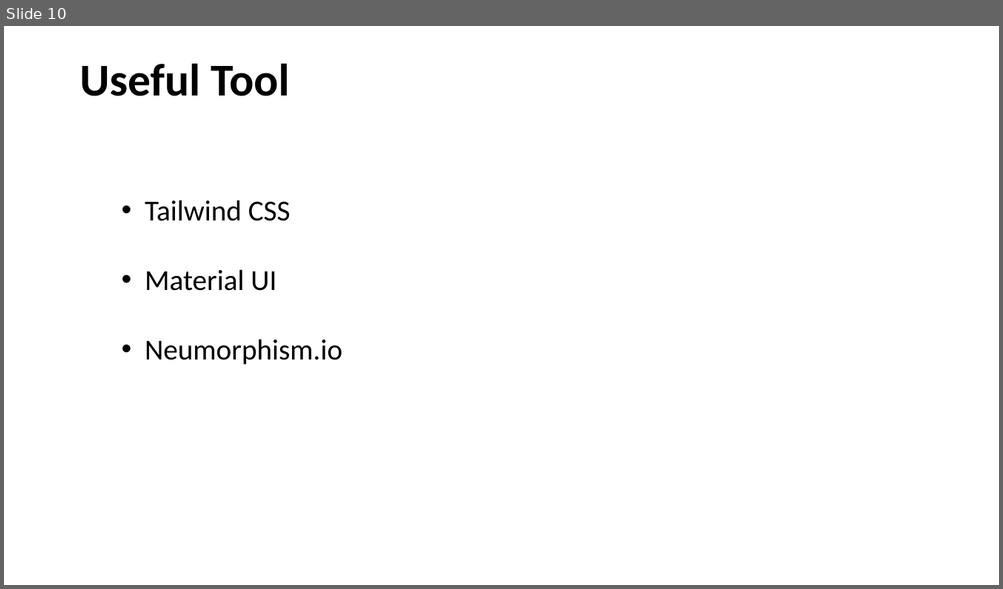
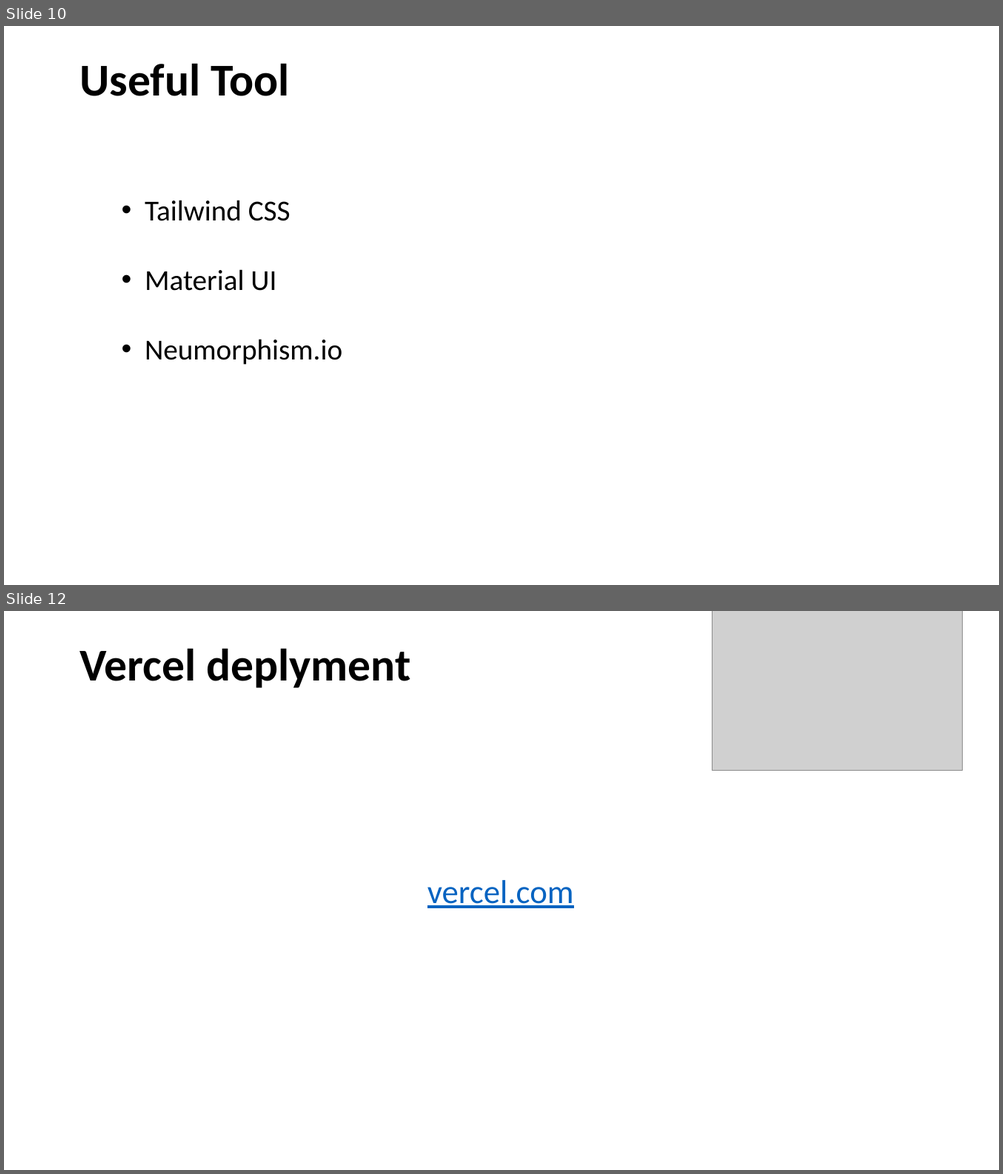
Before and after one commit to andy06andy06/demo_website, a slide deck: WebApp.pptx. Shown one above the other, each under a label of ours: slide 10 before the commit, slides 10 and 12 after it; the slides between them are not shown. The pictures are 1003x589 and 1003x1174 pixels, drawn with LibreOffice and Linux fonts; fonts in the diff are those of the drawing; grey boxes stand for pictures. Boxes give left, top, right and bottom in pixels: in the first picture for what was removed or moved away, otherwise in the second. Text is boxed around its words. In the diff, an @@ line names an element or a change of style, - is before the commit and + after.

```diff
--- a/WebApp.pptx
+++ b/WebApp.pptx
@@ slide 12 added at (4,611,999,1170), background #FFFFFF @@
@@ picture added at (712,611,963,771) @@
@@ text added at (79,648,410,688), 44 pt, text #000000, bold @@
+Vercel deplyment
@@ text added at (427,880,574,908), 32 pt, text #0563C1, underline @@
+vercel.com
```
Also in this commit, not shown: 1 slide changed, 2 other files.
